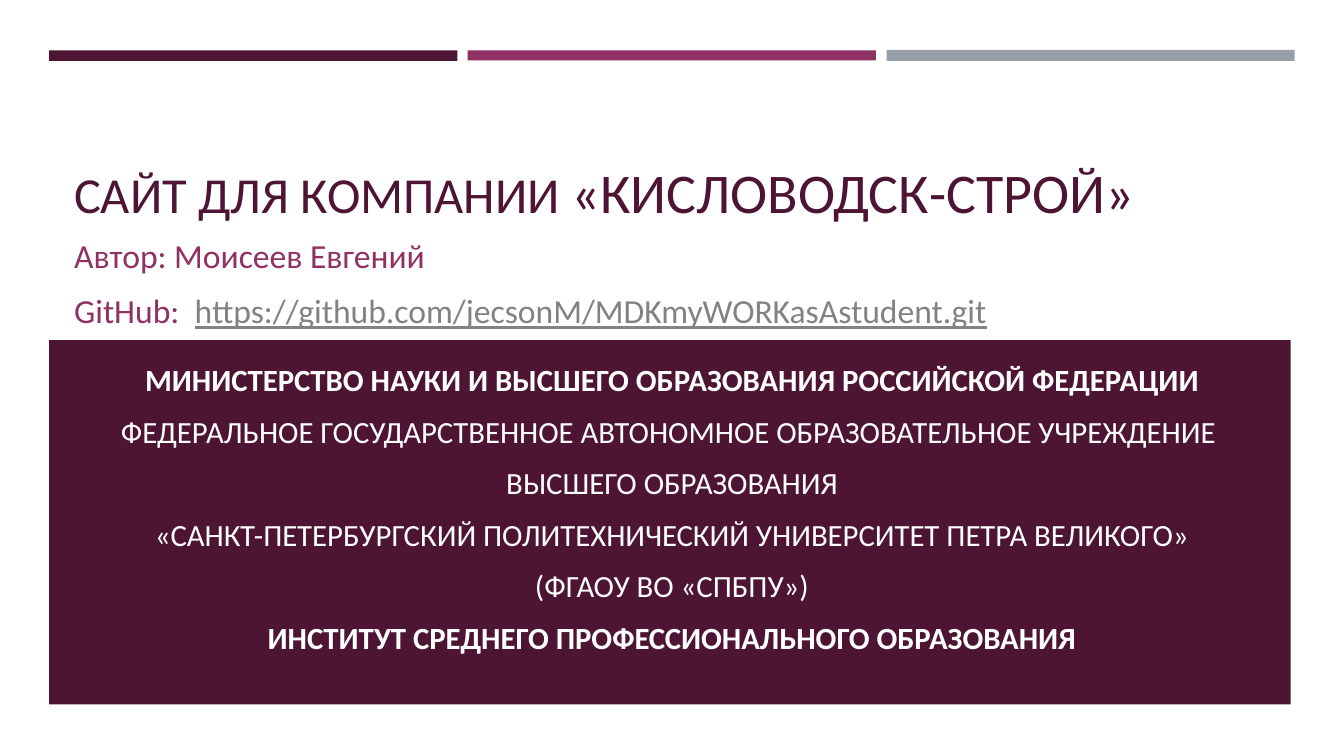
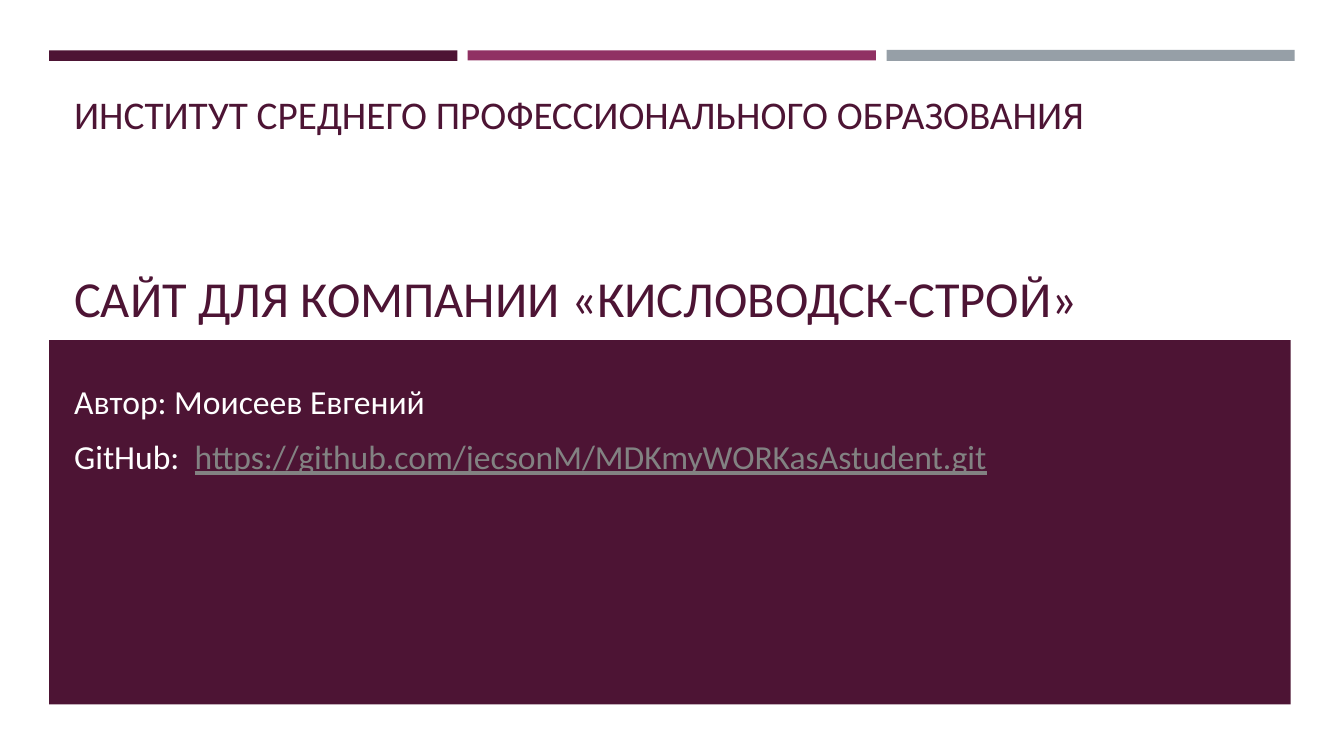
Before and after one commit to jecsonM/MDKmyWORKasAstudent, a slide deck: slide 1 of Сайт для компании «Кисловодск-строй».pptx. Drawn at 1344x756 pixels with LibreOffice and Linux fonts; fonts in the diff are those of the drawing. Boxes give left, top, right and bottom in pixels: in the first picture for what was removed or moved away, otherwise in the second. Text is boxed around its words. In the diff, an @@ line names an element or a change of style, - is before the commit and + after.

```diff
--- a/Сайт для компании «Кисловодск-строй».pptx
+++ b/Сайт для компании «Кисловодск-строй».pptx
@@ text "ИНСТИТУТ СРЕДНЕГО ПРОФЕССИОНАЛЬНОГО ОБРАЗОВАНИЯ": place and size @@
-text "ИНСТИТУТ СРЕДНЕГО ПРОФЕССИОНАЛЬНОГО ОБРАЗОВАНИЯ" at (121,366,1215,654)
+text "ИНСТИТУТ СРЕДНЕГО ПРОФЕССИОНАЛЬНОГО ОБРАЗОВАНИЯ" at (74,102,1084,135)
@@ text "ИНСТИТУТ СРЕДНЕГО ПРОФЕССИОНАЛЬНОГО ОБРАЗОВАНИЯ" at (74,102,1084,135): size 22 to 28 pt, text colour #FFFFFF to #4D1434, bold off; alignment centre to left; less space between paragraphs; vertical alignment top to bottom @@
@@ title "САЙТ ДЛЯ КОМПАНИИ «КИСЛОВОДСК-СТРОЙ»": place and size @@
-title "САЙТ ДЛЯ КОМПАНИИ «КИСЛОВОДСК-СТРОЙ»" at (74,168,1134,222)
+title "САЙТ ДЛЯ КОМПАНИИ «КИСЛОВОДСК-СТРОЙ»" at (74,276,1077,325)
@@ title "САЙТ ДЛЯ КОМПАНИИ «КИСЛОВОДСК-СТРОЙ»" at (74,276,1077,325): size 40 to 36 pt in "«КИСЛОВОДСК-СТРОЙ»" @@
@@ subtitle "Автор: Моисеев Евгений": place and size @@
-subtitle "Автор: Моисеев Евгений" at (74,245,987,329)
+subtitle "Автор: Моисеев Евгений" at (74,391,987,475)
@@ subtitle "Автор: Моисеев Евгений" at (74,391,987,475): text colour #903163 to #FFFFFF in "Автор: Моисеев Евгений", "GitHub:" @@
@@ text at (121,366,1215,601): paragraphs removed @@
-МИНИСТЕРСТВО НАУКИ И ВЫСШЕГО ОБРАЗОВАНИЯ РОССИЙСКОЙ ФЕДЕРАЦИИ
-ФЕДЕРАЛЬНОЕ ГОСУДАРСТВЕННОЕ АВТОНОМНОЕ ОБРАЗОВАТЕЛЬНОЕ УЧРЕЖДЕНИЕ
-ВЫСШЕГО ОБРАЗОВАНИЯ
-«САНКТ-ПЕТЕРБУРГСКИЙ ПОЛИТЕХНИЧЕСКИЙ УНИВЕРСИТЕТ ПЕТРА ВЕЛИКОГО»
-(ФГАОУ ВО «СПБПУ»)
```
Also in this commit, not shown: 1 other slide changed, 18 other files.
